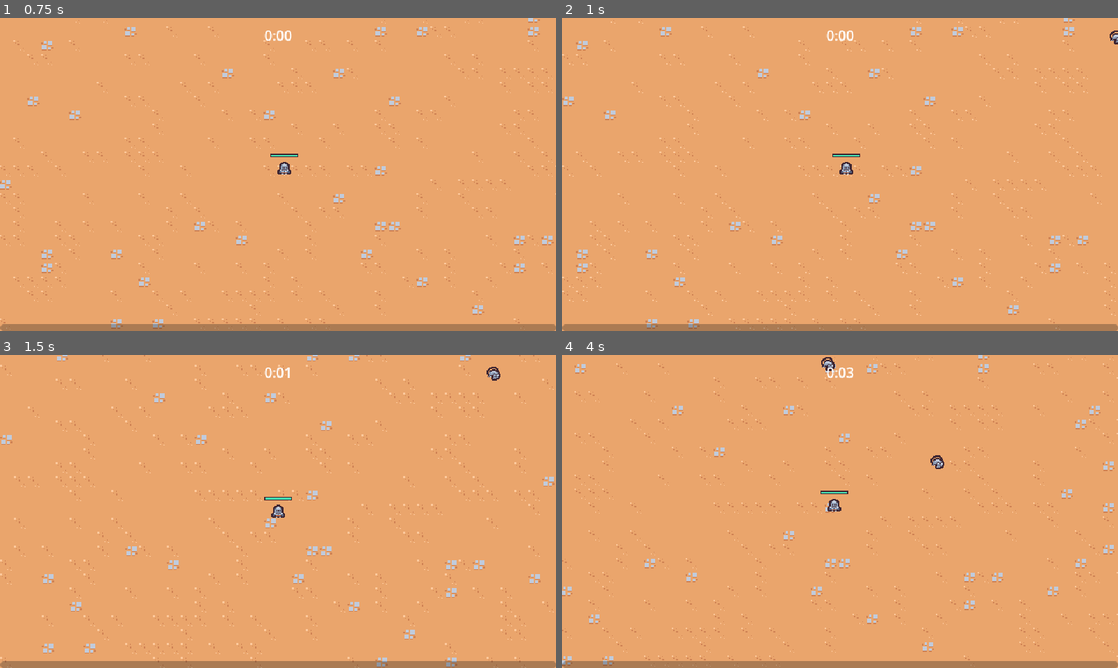
Above: before the commit, frames 1-4 (two rows, left to right).
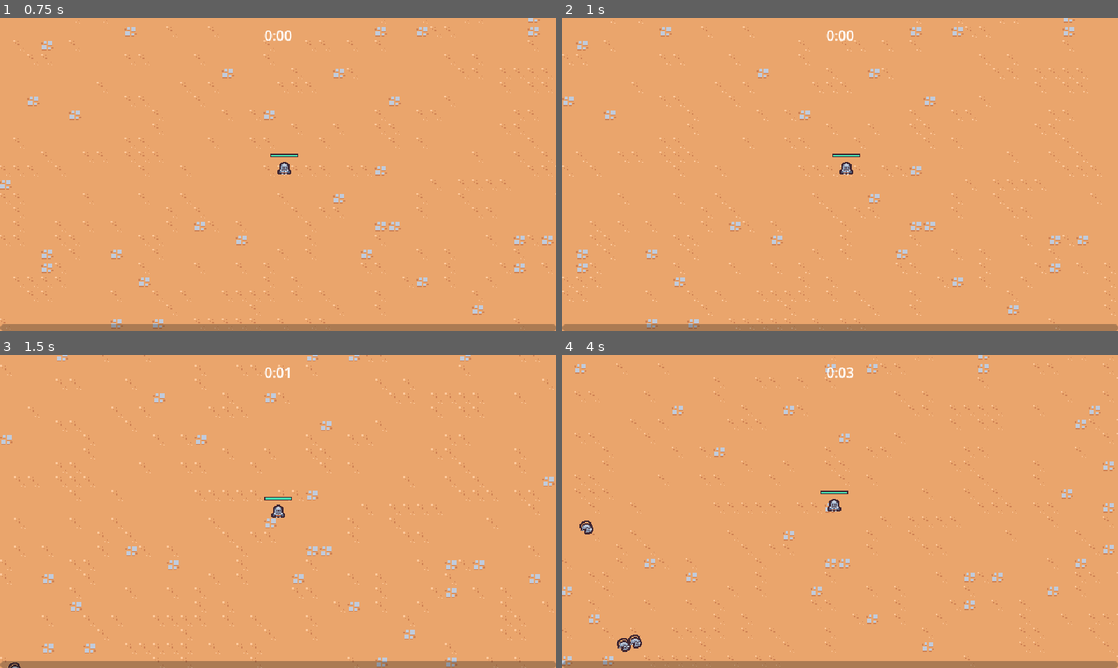
Above: after the commit, the same moments.

Repository: justknick/myFirst2DSurvivorsGame
Game: Godot game, scene res://scenes/main/main.tscn
Same seed, same stepped clock (60 frames per second), same inputs: the game is played once before the commit and once after it.
Inputs (mouse positions are in pixels of both pictures, inside the frame that each line leads up to):
- Up to frame 1 (0.75 s): move the mouse to (400, 158) at 0.52 s; press the mouse at (400, 158) at 0.53 s; hold D (move_right) from 0.53 s (still down)
- Up to frame 2 (1 s): keep holding D (move_right)
- Up to frame 3 (1.5 s): move the mouse to (166, 527) at 1.27 s; release D (move_right) at 1.28 s; release the mouse at (166, 527) at 1.28 s; hold S (move_down) from 1.28 s (still down); click (166, 527) at 1.35 s
- Up to frame 4 (4 s): move the mouse to (895, 442) at 2.02 s; release S (move_down) at 2.03 s; press the mouse at (895, 442) at 2.03 s; hold D (move_right) 2.03-2.78 s; move the mouse to (812, 574) at 2.77 s; release the mouse at (812, 574) at 2.78 s; hold W (move_up) 2.78-3.53 s; click (812, 574) at 2.85 s; move the mouse to (1006, 558) at 3.52 s; press the mouse at (1006, 558) at 3.53 s; hold A (move_left) from 3.53 s (still down)

Frame 1 is identical in both runs. In frame 2, less than 0.1% of the frame differs, in the area x 98-100%, y 4-9%; in frame 3, 0.1%; in frame 4, 0.4%, in the area x 3-69%, y 0-95%.

Commit message:
Section 3.32 - Prevent Invalid Spawning // updated enemy_manager script (created get_spawn_position)

Diff:
--- a/scenes/manager/enemy_manager.gd
+++ b/scenes/manager/enemy_manager.gd
@@ -16,6 +16,33 @@
 	arena_time_manager.arena_difficulty_increased.connect(on_arena_difficulty_increased)
 
 
+func get_spawn_position():
+	var player = get_tree().get_first_node_in_group("player") as Node2D
+	if player == null:
+		return Vector2.ZERO
+
+	var spawn_position = Vector2.ZERO
+	# need to declare enemy spawn distance from 0 to 2 tau
+	# RIGHT means the RIGHT direction, aka 0 degrees or 0 radians
+	# rand range will rotate location randomly between 0 and 2 pi (or 360 degrees)
+	var random_direction = Vector2.RIGHT.rotated(randf_range(0, TAU))
+
+	# perform check for physical boundaries, in a for loop
+	for i in 4:
+		# need to declare spawn position - in any circular direction 'spawn rad' away
+		spawn_position = player.global_position + (random_direction * SPAWN_RADIUS)
+
+		var query_parameters = PhysicsRayQueryParameters2D.create(player.global_position, spawn_position, 1)
+		var result = get_tree().root.world_2d.direct_space_state.intersect_ray(query_parameters)
+		if result.is_empty():
+			# we are clear - no collision
+			break
+		else:
+			random_direction = random_direction.rotated(deg_to_rad(90))
+
+	return spawn_position
+
+
 # func for enemy spawn rate
 func on_timer_timeout():
 	# restart timer, update wait timer on next timeout signal
@@ -28,20 +55,13 @@
 	if player == null:
 		return
 
-	# need to declare spawn distance from 0 to 2 tau
-	# RIGHT means the RIGHT direction, aka 0 degrees or 0 radians
-	# rand range will rotate location randomly between 0 and 2 pi (or 360 degrees)
-	var random_direction = Vector2.RIGHT.rotated(randf_range(0, TAU))
-	# need to declare spawn position - in any circular direction 'spawn rad' away
-	var spawn_position = player.global_position + (random_direction * SPAWN_RADIUS)
-
 	# declare enemy to instantiate - this creates node, but doesn't put in scene tree
 	var enemy = basic_enemy_scene.instantiate() as Node2D
 
 	# now we'll place enemy node into scene tree, under entities layer
 	var entities_layer = get_tree().get_first_node_in_group("entities_layer")
 	entities_layer.add_child(enemy)
-	enemy.global_position = spawn_position
+	enemy.global_position = get_spawn_position()
 
 
 func on_arena_difficulty_increased(arena_difficulty: int):
